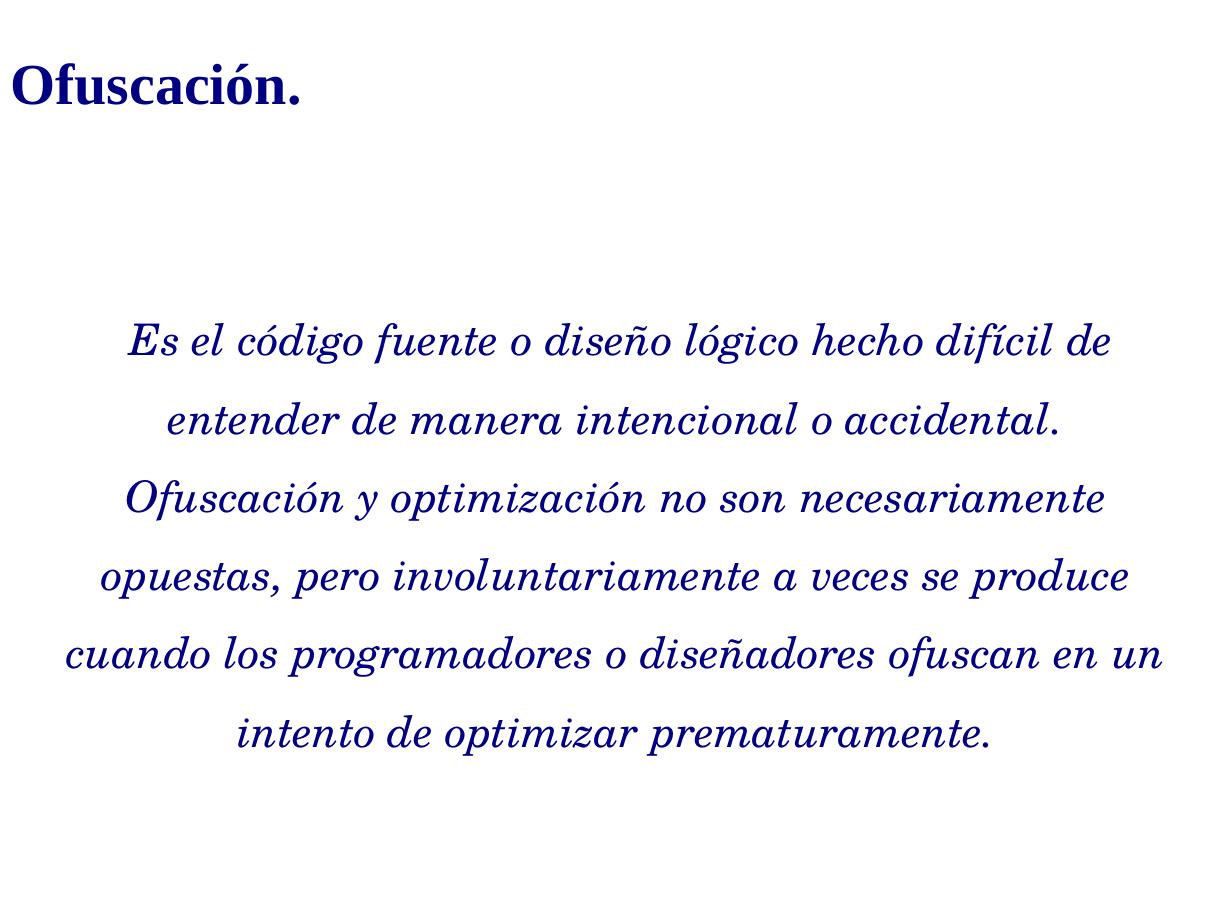
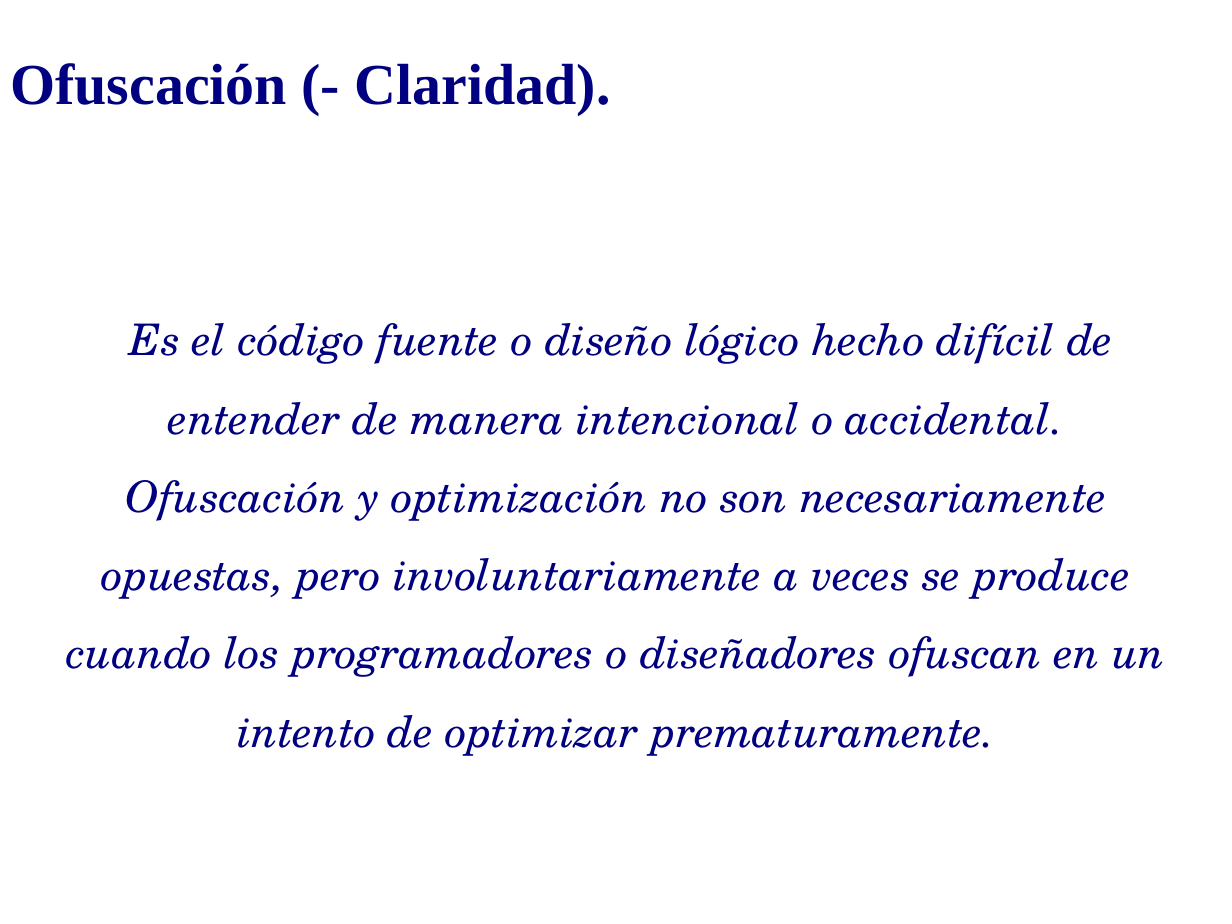
Before and after one commit to leliel12/jbc-utn, a slide deck: slide 5 of 5to/metricas/01_gqm/presentation.odp. Drawn at 1232x924 pixels with LibreOffice and Linux fonts; fonts in the diff are those of the drawing; background and template pictures are left out. Boxes give left, top, right and bottom in pixels: in the first picture for what was removed or moved away, otherwise in the second. Text is boxed around its words. In the diff, an @@ line names an element or a change of style, - is before the commit and + after.

```diff
--- a/5to/metricas/01_gqm/presentation.odp
+++ b/5to/metricas/01_gqm/presentation.odp
@@ title at box(10, 63, 611, 115): text changed @@
-Ofuscación.
+Ofuscación (- Claridad).
```
Also in this commit, not shown: 4 other slides changed, 2 other files.
